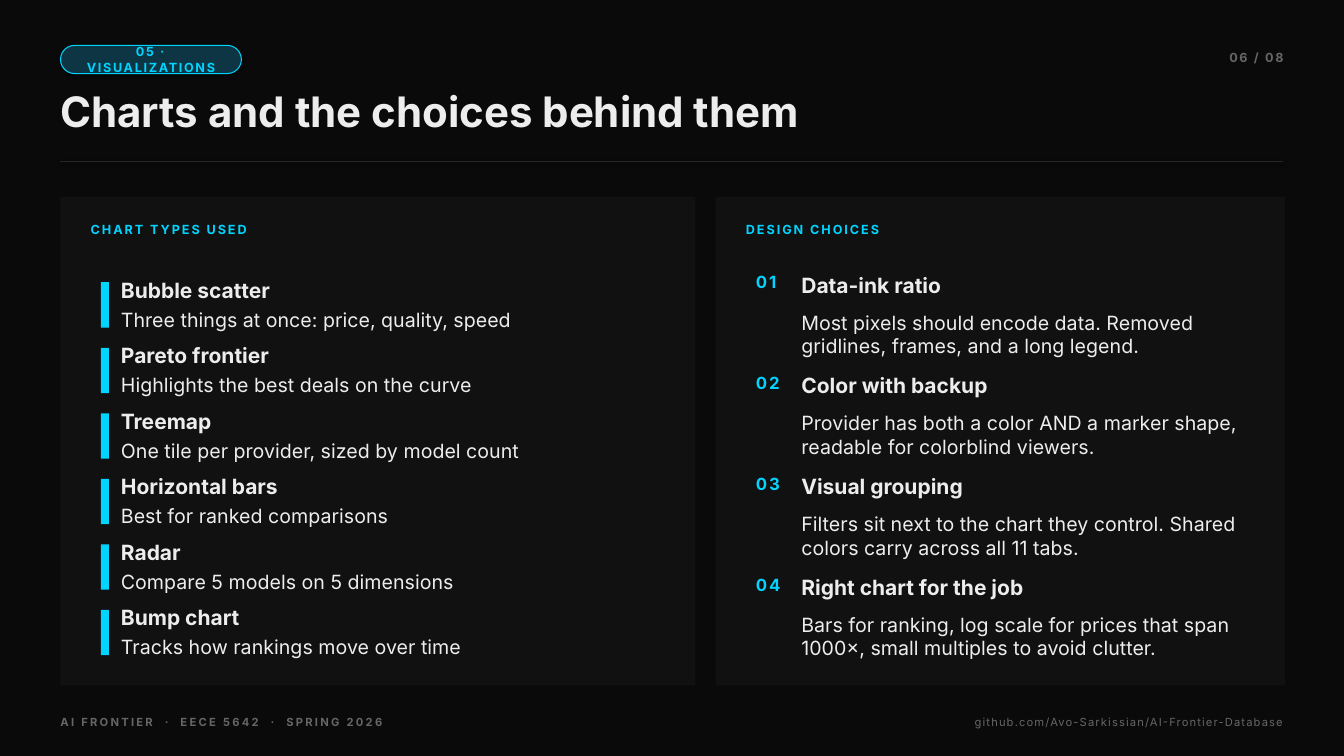
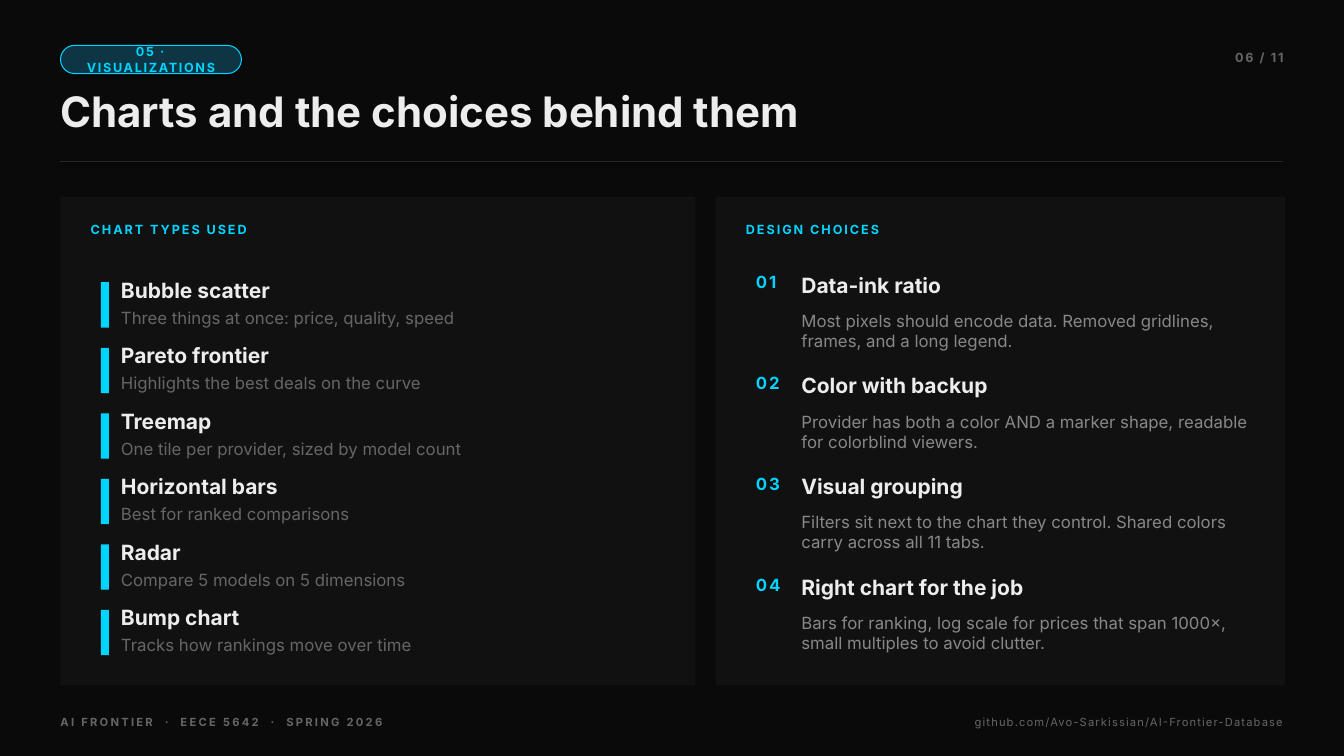
Before and after one commit to Avo-Sarkissian/AI-Frontier-Database, a slide deck: slide 6 of AI_Frontier_Presentation.pptx. Drawn at 1344x756 pixels with LibreOffice and Linux fonts; fonts in the diff are those of the drawing. Boxes give left, top, right and bottom in pixels: in the first picture for what was removed or moved away, otherwise in the second. Text is boxed around its words. In the diff, an @@ line names an element or a change of style, - is before the commit and + after.

```diff
--- a/AI_Frontier_Presentation.pptx
+++ b/AI_Frontier_Presentation.pptx
@@ text at box(1235, 53, 1284, 62): text changed @@
-06 / 08
+06 / 11
@@ size 14 to 12 pt, text colour #EDEDED to #888888 in 4 elements at box(801, 314, 1214, 351), box(801, 415, 1247, 448), box(801, 515, 1226, 552), box(801, 616, 1226, 653) @@
@@ size 14 to 12 pt, text colour #EDEDED to #666666 in 6 elements at box(121, 311, 454, 328), box(121, 376, 421, 393), box(121, 442, 461, 458), box(121, 507, 349, 523), box(121, 573, 405, 589), box(121, 638, 411, 655) @@
```
Also in this commit, not shown: 7 other slides changed, 3 slides added, 2 other files.
